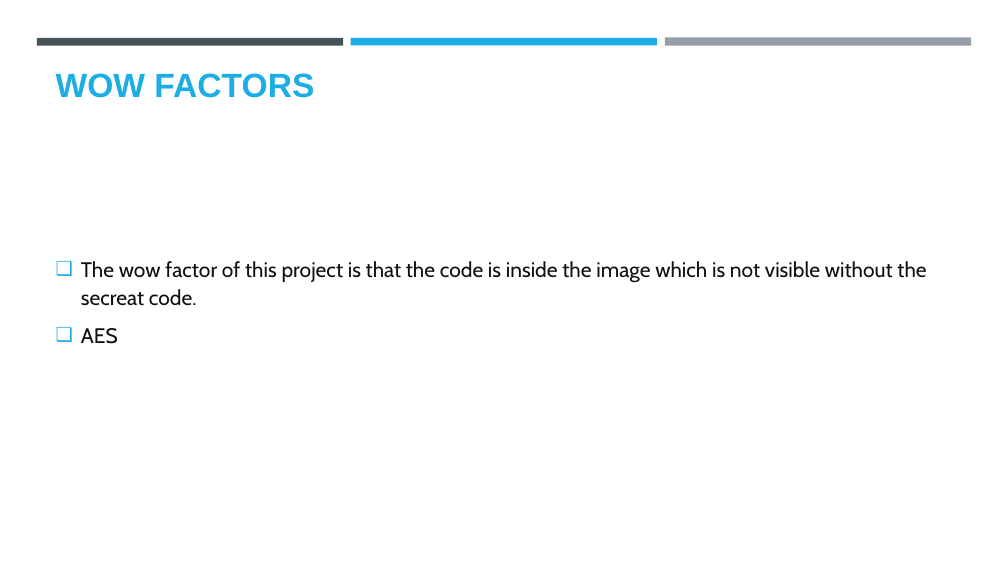
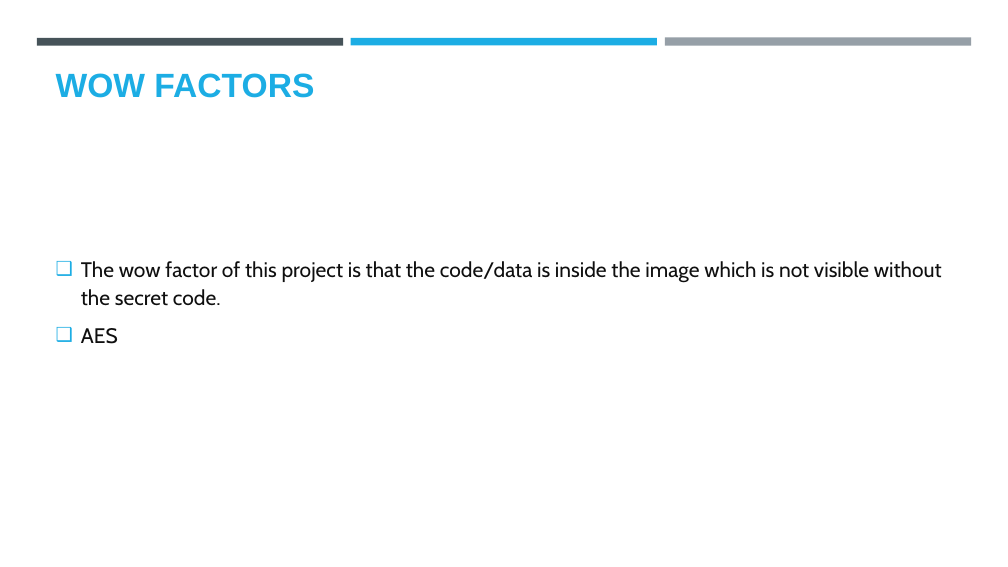
Before and after one commit to Jpoddar26/stegano_proj, a slide deck: slide 5 of AICTE PPT Template (1).pptx. Drawn at 1008x567 pixels with LibreOffice and Linux fonts; fonts in the diff are those of the drawing; background and template pictures are left out. Boxes give left, top, right and bottom in pixels: in the first picture for what was removed or moved away, otherwise in the second. Text is boxed around its words. In the diff, an @@ line names an element or a change of style, - is before the commit and + after.

```diff
--- a/AICTE PPT Template (1).pptx
+++ b/AICTE PPT Template (1).pptx
@@ text at [81,261,942,306]: text changed @@
-❑ The wow factor of this project is that the code is inside the image which is not visible without the secreat code.
+❑ The wow factor of this project is that the code/data is inside the image which is not visible without the secret code.
```
Also in this commit, not shown: 3 other slides changed, 2 slides added, 2 slides removed.
